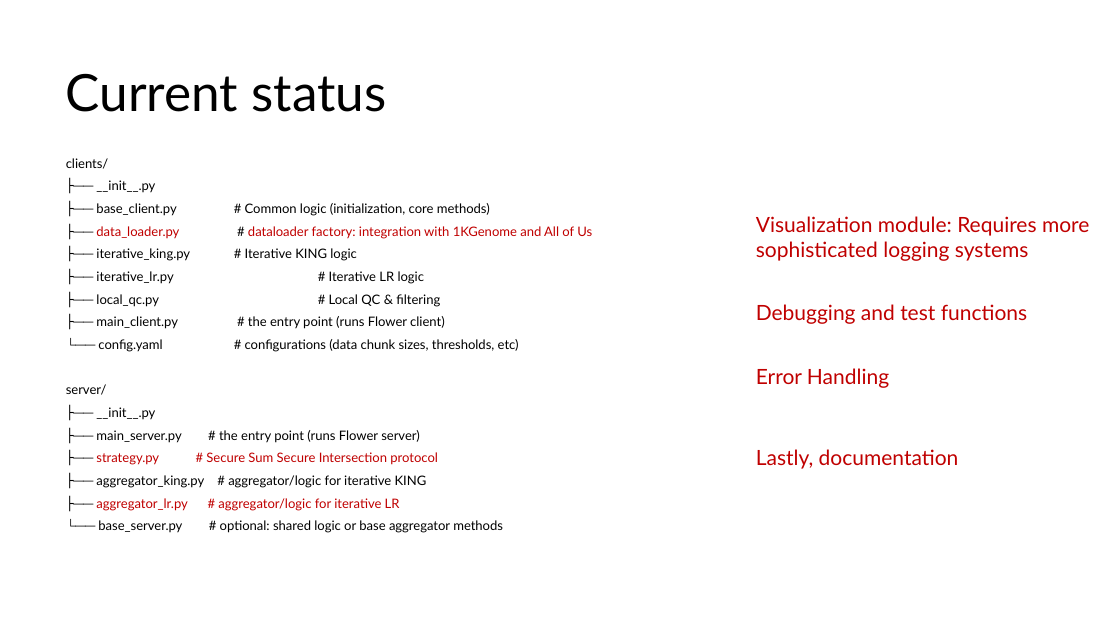
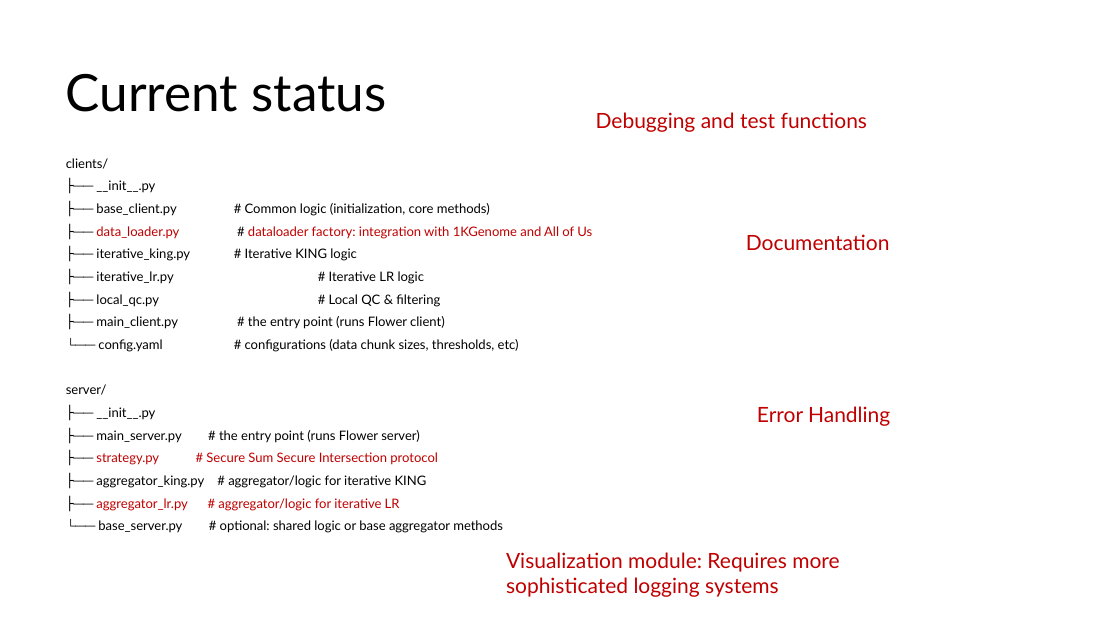
Before and after one commit to idsla/Fed-GWAS, a slide deck: slide 16 of pipeline/0321.pptx. Drawn at 1120x630 pixels with LibreOffice and Linux fonts; fonts in the diff are those of the drawing. Boxes give left, top, right and bottom in pixels: in the first picture for what was removed or moved away, otherwise in the second. Text is boxed around its words. In the diff, an @@ line names an element or a change of style, - is before the commit and + after.

```diff
--- a/pipeline/0321.pptx
+++ b/pipeline/0321.pptx
@@ text "Debugging and test functions": place and size @@
-text "Debugging and test functions" at box(756, 304, 1027, 324)
+text "Debugging and test functions" at box(596, 112, 867, 132)
@@ text at box(746, 234, 890, 250): text changed @@
-Lastly, documentation
+Documentation
@@ text "Error Handling": place and size @@
-text "Error Handling" at box(756, 368, 889, 388)
+text "Error Handling" at box(757, 406, 890, 426)
@@ text "Visualization module: Requires more sophisticated ...": place and size @@
-text "Visualization module: Requires more sophisticated ..." at box(756, 216, 1089, 261)
+text "Visualization module: Requires more sophisticated ..." at box(506, 552, 839, 597)
```
Also in this commit, not shown: 2 other slides changed, 4 slides added.
